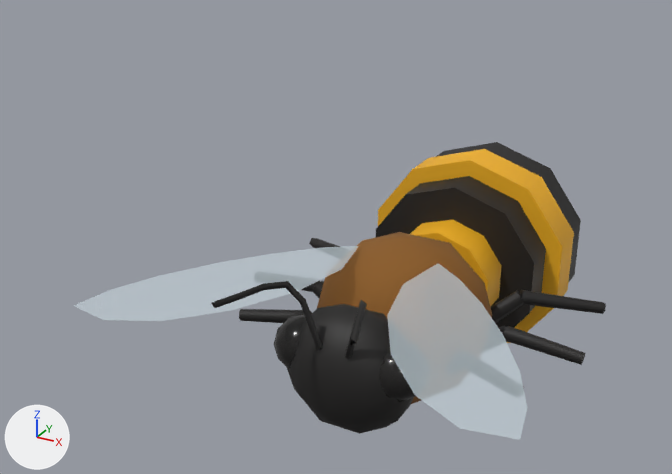
Before and after pictures for a commit that changed the glTF model public/models/bee.glb.
Rendered twice from a camera (50 mm lens) standing at (0.98, -2.28, 1.85) and looking at (-0.25, -0.05, 0.73). The lights are fixed; the arrows at lower left show +X, +Y and +Z. The picture after the commit comes second.
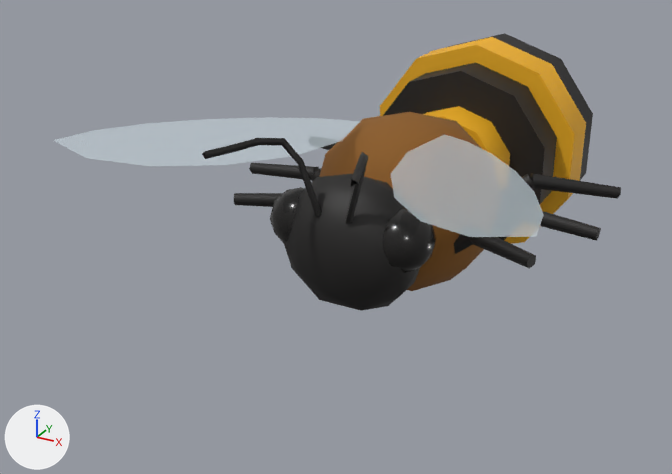
Boxes (x1, y1, x2, y2) around the edits, measured in the pictures (672 x 474 px):
'Mesh_13', moved
    before: (387, 263, 527, 440)
    after: (391, 134, 544, 237)
'Mesh_8', moved
    before: (286, 304, 413, 434)
    after: (283, 174, 420, 311)
'Mesh_14', moved
    before: (73, 246, 359, 321)
    after: (53, 117, 361, 166)
'Mesh_2', moved
    before: (376, 176, 546, 328)
    after: (383, 62, 557, 240)
'Mesh_3', moved
    before: (378, 149, 574, 343)
    after: (380, 37, 586, 244)
'Mesh_0', moved
    before: (317, 232, 492, 404)
    after: (319, 112, 484, 291)
'Mesh_1', moved
    before: (410, 220, 501, 307)
    after: (424, 106, 510, 166)
'Mesh_4', moved (mostly hidden)
    before: (436, 142, 581, 283)
    after: (449, 33, 593, 180)
'Mesh_9', moved
    before: (380, 351, 416, 402)
    after: (383, 208, 436, 273)
'Mesh_24', moved
    before: (520, 290, 606, 314)
    after: (530, 173, 621, 199)
'Mesh_12', moved
    before: (211, 281, 323, 351)
    after: (202, 138, 322, 217)
'Mesh_10', moved
    before: (274, 314, 306, 367)
    after: (270, 187, 305, 242)
'Mesh_20', moved
    before: (503, 326, 585, 365)
    after: (540, 211, 601, 241)
'Mesh_18', moved
    before: (239, 309, 304, 323)
    after: (234, 193, 283, 207)
'Mesh_11', moved
    before: (345, 300, 367, 359)
    after: (346, 152, 369, 224)
'Mesh_16', moved (not visible before)
    after: (466, 236, 536, 268)
'Mesh_22', moved (mostly hidden before)
    before: (301, 280, 320, 292)
    after: (249, 163, 319, 180)
'Mesh_23', moved
    before: (491, 290, 524, 323)
    after: (521, 174, 534, 190)
'Mesh_26', moved (mostly hidden afterwards)
    before: (309, 238, 340, 248)
    after: (321, 143, 336, 150)
'Mesh_15', moved (not visible before)
    after: (454, 234, 473, 254)
'Mesh_21', moved
    before: (313, 281, 324, 298)
    after: (311, 168, 322, 181)
'Mesh_19', moved (not visible afterwards)
    before: (498, 325, 507, 342)

The edits, one by one:
In object 'Mesh_0' (ob_mesh_0), parent goes from ob_node_1 to ob_group_0.
In object 'Mesh_1' (ob_mesh_1), parent goes from ob_node_1 to ob_group_0.
In object 'Mesh_2' (ob_mesh_2), parent goes from ob_node_1 to ob_group_0.
In object 'Mesh_3' (ob_mesh_3), parent goes from ob_node_1 to ob_group_0.
In object 'Mesh_4' (ob_mesh_4), parent goes from ob_node_1 to ob_group_0.
In object 'Mesh_8' (ob_mesh_8), parent goes from ob_node_1 to ob_group_0.
In object 'Mesh_9' (ob_mesh_9), parent goes from ob_node_1 to ob_group_0.
In object 'Mesh_10' (ob_mesh_10), parent goes from ob_node_1 to ob_group_0.
In object 'Mesh_11' (ob_mesh_11), parent goes from ob_node_1 to ob_group_0.
In object 'Mesh_12' (ob_mesh_12), parent goes from ob_node_1 to ob_group_0.
In object 'Mesh_13' (ob_mesh_13), parent goes from ob_node_15 to ob_group_14.
In object 'Mesh_14' (ob_mesh_14), parent goes from ob_node_17 to ob_group_16.
In object 'Mesh_15' (ob_mesh_15), parent goes from ob_node_19 to ob_group_18.
In object 'Mesh_16' (ob_mesh_16), parent goes from ob_node_19 to ob_group_18.
In object 'Mesh_17' (ob_mesh_17), parent goes from ob_node_22 to ob_group_21.
In object 'Mesh_18' (ob_mesh_18), parent goes from ob_node_22 to ob_group_21.
In object 'Mesh_19' (ob_mesh_19), parent goes from ob_node_25 to ob_group_24.
In object 'Mesh_20' (ob_mesh_20), parent goes from ob_node_25 to ob_group_24.
In object 'Mesh_21' (ob_mesh_21), parent goes from ob_node_28 to ob_group_27.
In object 'Mesh_22' (ob_mesh_22), parent goes from ob_node_28 to ob_group_27.
In object 'Mesh_23' (ob_mesh_23), parent goes from ob_node_31 to ob_group_30.
In object 'Mesh_24' (ob_mesh_24), parent goes from ob_node_31 to ob_group_30.
In object 'Mesh_26' (ob_mesh_26), parent goes from ob_node_34 to ob_group_33.
Object 'group_33' (ob_group_33) is new.
Its parent is ob_group_0.
Its location is (-0.1, 0.02, -0.12).
Its rotation in degrees is (0, 0, -29).
Object 'group_0' (ob_group_0) is new.
Its parent is ob_bee.
Its location is (0.0, 0.0, 0.914).
Its rotation in degrees is (0.3, 0, 0).
Object 'group_30' (ob_group_30) is new.
Its parent is ob_group_0.
Its location is (0.1, 0.02, -0.12).
Its rotation in degrees is (0, 0, 29).
Object 'group_27' (ob_group_27) is new.
Its parent is ob_group_0.
Its location is (-0.12, -0.08, -0.12).
Object 'group_24' (ob_group_24) is new.
Its parent is ob_group_0.
Its location is (0.12, -0.08, -0.12).
Object 'group_21' (ob_group_21) is new.
Its parent is ob_group_0.
Its location is (-0.1, -0.18, -0.12).
Its rotation in degrees is (0, 0, 23).
Object 'group_18' (ob_group_18) is new.
Its parent is ob_group_0.
Its location is (0.1, -0.18, -0.12).
Its rotation in degrees is (0, 0, -23).
Object 'group_16' (ob_group_16) is new.
Its parent is ob_group_0.
Its location is (-0.12, -0.15, 0.22).
Its rotation in degrees is (0, 8.5, 0).
Object 'group_14' (ob_group_14) is new.
Its parent is ob_group_0.
Its location is (0.12, -0.15, 0.22).
Its rotation in degrees is (0, -8.5, 0).
